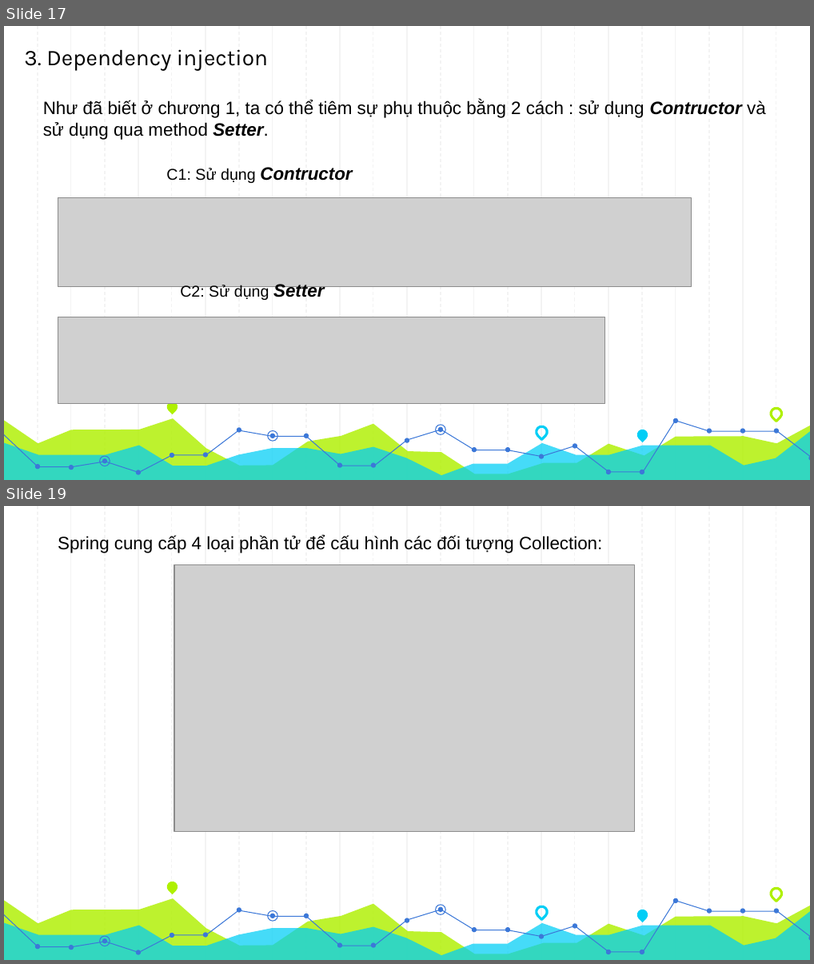
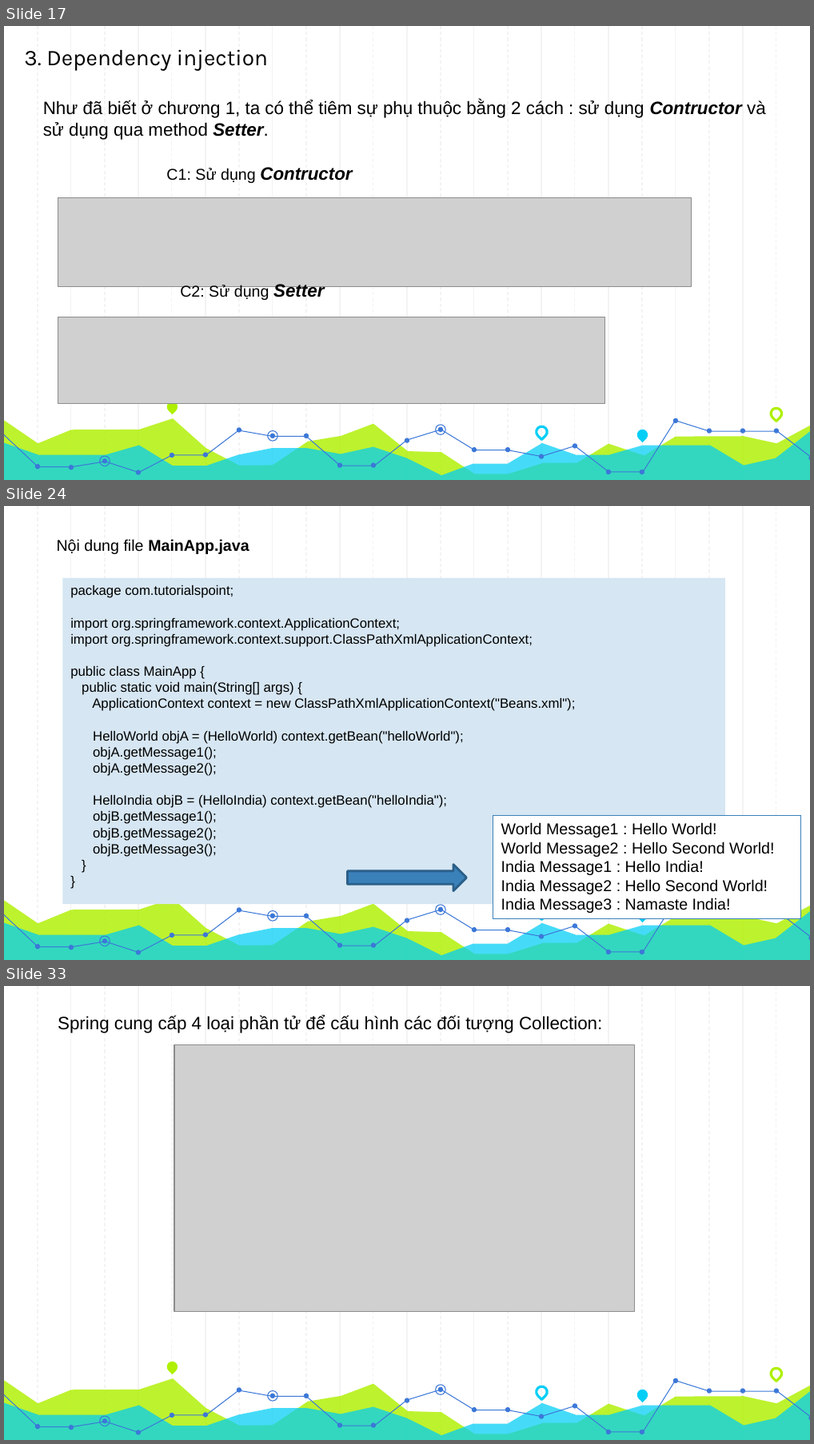
Before and after one commit to thanh13hc/my-first-project, a slide deck: Spring Core.pptx. Shown one above the other, each under a label of ours: slides 17 and 19 before the commit, slides 17, 24 and 33 after it; the slides between them are not shown. The pictures are 814x964 and 814x1444 pixels, drawn with LibreOffice and Linux fonts; fonts in the diff are those of the drawing; grey boxes stand for pictures. Boxes give left, top, right and bottom in pixels: in the first picture for what was removed or moved away, otherwise in the second. Text is boxed around its words. In the diff, an @@ line names an element or a change of style, - is before the commit and + after.

```diff
--- a/Spring Core.pptx
+++ b/Spring Core.pptx
@@ slide 24 added at [4, 506, 810, 960], background #FFFFFF; not listed: 53 template elements that a slide beside it also shows @@
@@ text added at [57, 539, 249, 554], 14 pt, text #000000, bold @@
+Nội dung file MainApp.java
@@ rectangle added at [63, 578, 726, 904], fill #D6E6F2, 12 pt, text #000000 @@
+package com.tutorialspoint;
+import org.springframework.context.ApplicationContext;
+import org.springframework.context.support.ClassPathXmlApplicationContext;
+public class MainApp {
+public static void main(String[] args) {
+ApplicationContext context = new ClassPathXmlApplicationContext("Beans.xml");
+HelloWorld objA = (HelloWorld) context.getBean("helloWorld");
+objA.getMessage1();
+objA.getMessage2();
+HelloIndia objB = (HelloIndia) context.getBean("helloIndia");
+objB.getMessage1();
+objB.getMessage2();
+objB.getMessage3();
+}
+}
@@ rectangle added at [494, 815, 801, 918], fill #FFFFFF, outline #3A81BA 0.75 pt, 14 pt, text #000000 @@
+World Message1 : Hello World!
+World Message2 : Hello Second World!
+India Message1 : Hello India!
+India Message2 : Hello Second World!
+India Message3 : Namaste India!
@@ right arrow added at [347, 864, 467, 891], fill #3A81BA, outline #2B5F8A 2 pt @@
@@ what was slide 19 is now slide 33 @@
```
Also in this commit, not shown: 8 slides changed, 23 other slides added, 3 other files.
